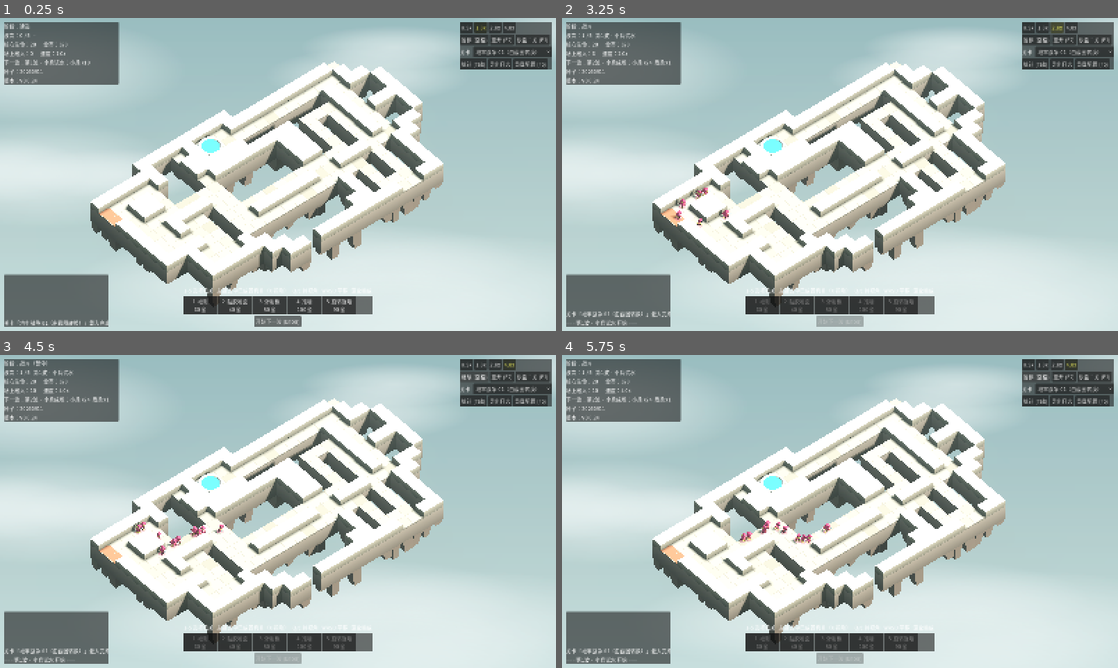
Above: before the commit, frames 1-4 (two rows, left to right).
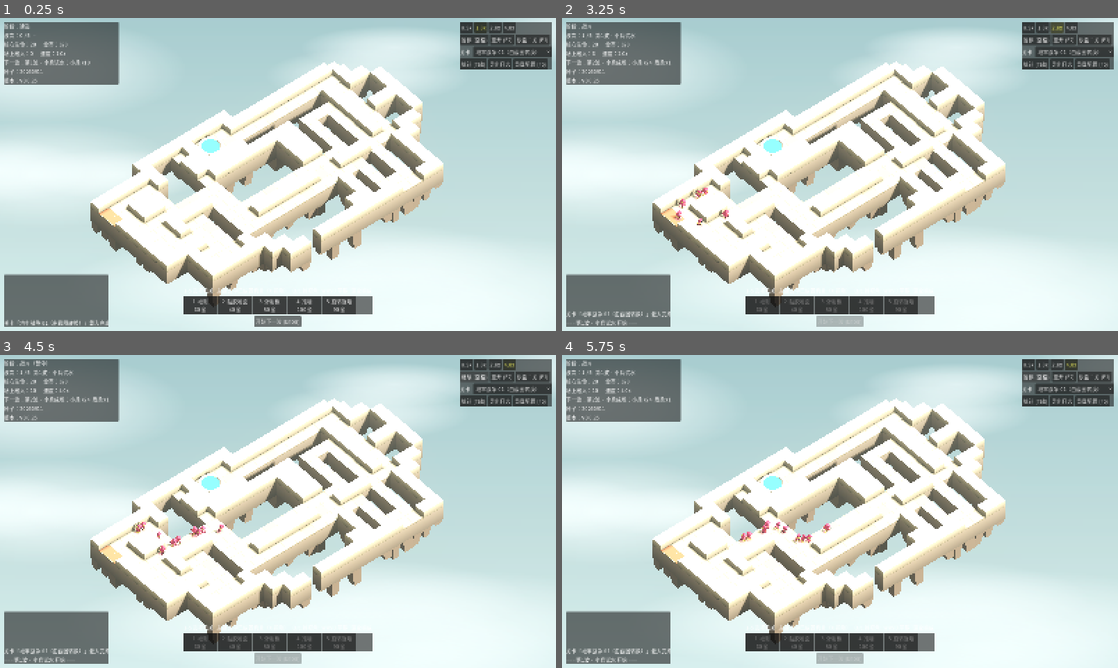
Above: after the commit, the same moments.

Repository: Autinhorse/HumanMustDie
Game: Godot game, scene res://scenes/main.tscn
Two runs of this game, one before a commit and one after it. Both use one fixed random seed, a clock stepped at 60 frames per second and the inputs below.
Inputs:
- Up to frame 1 (0.25 s): no input
- Up to frame 2 (3.25 s): click "开始下一波 (Enter)" at 0.5 s; click "0.5x" at 1.25 s; click "1.0x" at 2 s; click "2.0x" at 2.75 s
- Up to frame 3 (4.5 s): click "4.0x" at 3.5 s; click "暂停 (空格)" at 4.25 s
- Up to frame 4 (5.75 s): click "继续 (空格)" at 5 s

The runs differ from the first frame. In frame 1, 12% of the frame differs, in the area x 6-80%, y 16-89%; in frame 2, 12%; in frame 3, 12%; in frame 4, 12%.

Commit message:
v0.0.25 整体调暖调亮
- 地面三档色、桥面、墙体、核心池沿全部往黄白偏
- 太阳色更暖（#FFF0D2）并提到 1.0；环境光去掉一点青（#C2C0AE）提到 0.34；
  补光和边缘光也跟着去青
- 曝光 0.88 -> 0.95，整体亮度 +4%

画面平均 RGB 从 (168,172,161) 变成 (198,200,178) —— 更亮，蓝通道相对更低。
天空和镂空区保持青色，和暖色的岛面形成冷暖对比。

注意高光已经接近饱和（P90=247，全白像素 0.22%），再往上加会开始丢层次；
要回调改 environment.exposure 或 adjust_brightness。

Co-Authored-By: Claude Opus 5 (1M context) <noreply@anthropic.com>
Claude-Session: https://claude.ai/code/session_01VCzWxNk1LcyQr5pasXVQW6

Diff:
--- a/data/art.json
+++ b/data/art.json
@@ -3,18 +3,18 @@
 
   "palette": {
     "_comment": "地面顶面三档色差，避免大片死白；侧面统一灰岩",
-    "floor_top":   ["#DED6C4", "#D6CDB9", "#C6BCA7"],
+    "floor_top":   ["#F0E7CF", "#E8DDC1", "#DCD0B1"],
     "floor_top_weights": [0.78, 0.15, 0.07],
-    "floor_side":  "#8D8477",
-    "bridge_top":  "#C6AC80",
-    "bridge_side": "#8D8477",
-    "wall_top":    "#F2EFE6",
-    "wall_side":   "#A79D8A",
+    "floor_side":  "#9E927C",
+    "bridge_top":  "#D9BD8B",
+    "bridge_side": "#9E927C",
+    "wall_top":    "#F8F2E3",
+    "wall_side":   "#C9BCA2",
     "obstacle_top":  "#8A8079",
     "obstacle_side": "#6E645D",
     "rock_top":    "#8C7E72",
     "rock_deep":   "#6B5C52",
-    "core_rim":    "#EDE7DA",
+    "core_rim":    "#F2EBD9",
     "grid_line":   "#BDB3A0",
     "core_water":  "#3FB3B0",
     "entrance":    "#D4825F",
@@ -89,10 +89,10 @@
     "sky_horizon": "#A6C1C0",
     "ground_horizon": "#8FA9A8",
     "ground_bottom": "#6E8A89",
-    "ambient_color": "#A8C2C2",
-    "ambient_energy": 0.22,
+    "ambient_color": "#C2C0AE",
+    "ambient_energy": 0.34,
     "tonemap": "filmic",
-    "exposure": 0.85,
+    "exposure": 0.95,
     "white": 1.0,
 
     "fog_enabled": true,
@@ -106,16 +106,16 @@
     "ssao_intensity": 2.6,
     "ssao_power": 2.0,
 
-    "sun_color": "#FFF6E8",
-    "sun_energy": 0.85,
+    "sun_color": "#FFF0D2",
+    "sun_energy": 1.0,
     "sun_elevation_deg": 42.0,
     "sun_azimuth_deg": 35.0,
     "sun_angular_distance_deg": 1.2,
     "shadow_blur": 0.8,
-    "fill_color": "#BFD6D6",
+    "fill_color": "#CFD6C8",
     "fill_energy": 0.12,
 
-    "rim_color": "#BCD9EA",
+    "rim_color": "#DCD6C0",
     "rim_energy": 0.55,
     "rim_elevation_deg": 10.0,
     "rim_azimuth_offset_deg": 155.0,
@@ -127,7 +127,7 @@
     "glow_hdr_scale": 2.0,
 
     "adjust_enabled": true,
-    "adjust_brightness": 1.0,
+    "adjust_brightness": 1.04,
     "adjust_contrast": 1.08,
     "adjust_saturation": 1.12,
 
--- a/project.godot
+++ b/project.godot
@@ -11,7 +11,7 @@
 [application]
 
 config/name="HumanMustDie - Prototype A"
-config/version="0.0.24"
+config/version="0.0.25"
 config/description="机关塔防灰盒原型：固定走廊 + 5 种机关 + 小/中/重三类物理敌人"
 run/main_scene="res://scenes/main.tscn"
 config/features=PackedStringArray("4.7", "Forward Plus")
Not shown, added: b8c8bfab-5b4f-409a-a953-af984167591f.png.import
